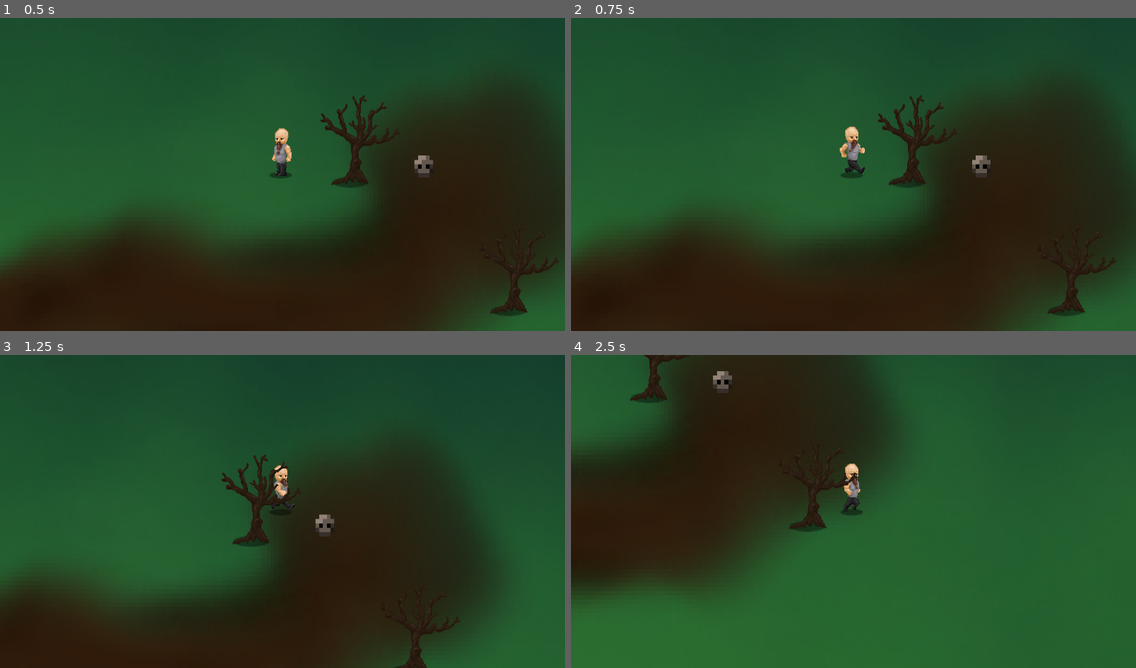
Above: before the commit, frames 1-4 (two rows, left to right).
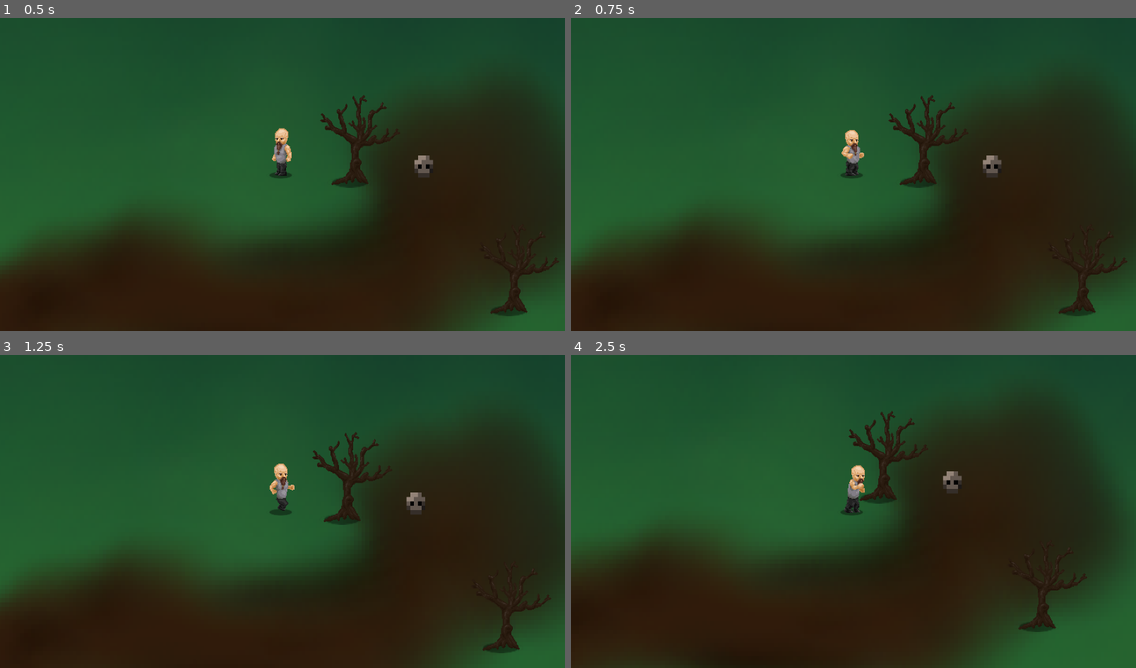
Above: after the commit, the same moments.

Repository: andreuramos/summoner-rpg
Game: Godot game, scene res://World.tscn
Two runs of this game, one before a commit and one after it. Both use one fixed random seed, a clock stepped at 60 frames per second and the inputs below.
Inputs:
- Up to frame 1 (0.5 s): no input
- Up to frame 2 (0.75 s): tap Enter at 0.5 s; hold Right (ui_right) from 0.53 s (still down); tap A (attack, bound only after the commit) at 0.6 s
- Up to frame 3 (1.25 s): keep holding Right (ui_right)
- Up to frame 4 (2.5 s): release Right (ui_right) at 1.28 s; hold Down (ui_down) 1.28-2.03 s; tap A (attack, bound only after the commit) at 1.35, 2.1 s; hold Right (ui_right) from 2.03 s (still down)

Frame 1 is identical in both runs. In frame 2, 2.2% of the frame differs, in the area x 47-99%, y 24-96%; in frame 3, 19%; in frame 4, 74%, in the area x 0-99%, y 0-100%.

Commit message:
animate player hit

Diff:
--- a/src/player/Player.gd
+++ b/src/player/Player.gd
@@ -4,12 +4,25 @@
 const ACCELERATION = 800
 const FRICTION = 1200
 
+enum {MOVE, ATTACK}
+
 var velocity = Vector2.ZERO
+var state = MOVE
 onready var animationPlayer = $AnimationPlayer
 onready var animationTree = $AnimationTree
 onready var animationState = animationTree.get("parameters/playback")
 
+func _ready():
+	animationTree.active = true
+
 func _process(delta):
+	match state:
+		MOVE:
+			move_state(delta)
+		ATTACK:
+			attack_state(delta)
+
+func move_state(delta):
 	var input_vector = Vector2.ZERO
 	input_vector.x = Input.get_action_strength("ui_right") - Input.get_action_strength("ui_left")
 	input_vector.y = Input.get_action_strength("ui_down") - Input.get_action_strength("ui_up")
@@ -18,6 +31,7 @@
 	if input_vector != Vector2.ZERO:
 		animationTree.set("parameters/idle/blend_position", input_vector)
 		animationTree.set("parameters/walk/blend_position", input_vector)
+		animationTree.set("parameters/hit/blend_position", input_vector)
 		animationState.travel("walk")
 		velocity = velocity.move_toward(input_vector * MAX_SPEED, ACCELERATION * delta)
 	else:
@@ -25,3 +39,15 @@
 		velocity = velocity.move_toward(Vector2.ZERO, FRICTION * delta)
 
 	velocity = move_and_slide(velocity)
+
+	if Input.is_action_just_pressed("attack"):
+		state = ATTACK
+
+func attack_state(delta):
+	animationState.travel("hit")
+
+	print("hit: ", animationState.get("parameters/hit/blend_position"))
+	print("move: ", animationState.get("parameters/walk/blend_position"))
+
+func finish_attack_animation():
+	state = MOVE
--- a/src/player/Player.tscn
+++ b/src/player/Player.tscn
@@ -1,13 +1,133 @@
-[gd_scene load_steps=27 format=2]
+[gd_scene load_steps=38 format=2]
 
 [ext_resource path="res://player/Player.gd" type="Script" id=1]
-[ext_resource path="res://imports/player-walk.png" type="Texture" id=2]
+[ext_resource path="res://player/player-sprite.png" type="Texture" id=2]
 [ext_resource path="res://imports/shadow-m.png" type="Texture" id=3]
 
 [sub_resource type="CapsuleShape2D" id=1]
 radius = 9.94711
 height = 13.1369
 
+[sub_resource type="Animation" id=24]
+resource_name = "hit-down"
+length = 0.5
+tracks/0/type = "value"
+tracks/0/path = NodePath("Sprite:frame")
+tracks/0/interp = 1
+tracks/0/loop_wrap = true
+tracks/0/imported = false
+tracks/0/enabled = true
+tracks/0/keys = {
+"times": PoolRealArray( 0, 0.1, 0.2, 0.3, 0.4 ),
+"transitions": PoolRealArray( 1, 1, 1, 1, 1 ),
+"update": 1,
+"values": [ 43, 44, 45, 46, 42 ]
+}
+tracks/1/type = "method"
+tracks/1/path = NodePath(".")
+tracks/1/interp = 1
+tracks/1/loop_wrap = true
+tracks/1/imported = false
+tracks/1/enabled = true
+tracks/1/keys = {
+"times": PoolRealArray( 0.5 ),
+"transitions": PoolRealArray( 1 ),
+"values": [ {
+"args": [  ],
+"method": "finish_attack_animation"
+} ]
+}
+
+[sub_resource type="Animation" id=33]
+resource_name = "hit-left"
+length = 0.5
+tracks/0/type = "value"
+tracks/0/path = NodePath("Sprite:frame")
+tracks/0/interp = 1
+tracks/0/loop_wrap = true
+tracks/0/imported = false
+tracks/0/enabled = true
+tracks/0/keys = {
+"times": PoolRealArray( 0, 0.1, 0.2, 0.3, 0.4 ),
+"transitions": PoolRealArray( 1, 1, 1, 1, 1 ),
+"update": 1,
+"values": [ 38, 39, 40, 41, 37 ]
+}
+tracks/1/type = "method"
+tracks/1/path = NodePath(".")
+tracks/1/interp = 1
+tracks/1/loop_wrap = true
+tracks/1/imported = false
+tracks/1/enabled = true
+tracks/1/keys = {
+"times": PoolRealArray( 0.5 ),
+"transitions": PoolRealArray( 1 ),
+"values": [ {
+"args": [  ],
+"method": "finish_attack_animation"
+} ]
+}
+
+[sub_resource type="Animation" id=34]
+resource_name = "hit-right"
+length = 0.5
+tracks/0/type = "value"
+tracks/0/path = NodePath("Sprite:frame")
+tracks/0/interp = 1
+tracks/0/loop_wrap = true
+tracks/0/imported = false
+tracks/0/enabled = true
+tracks/0/keys = {
+"times": PoolRealArray( 0, 0.1, 0.2, 0.3, 0.4 ),
+"transitions": PoolRealArray( 1, 1, 1, 1, 1 ),
+"update": 1,
+"values": [ 33, 34, 35, 36, 32 ]
+}
+tracks/1/type = "method"
+tracks/1/path = NodePath(".")
+tracks/1/interp = 1
+tracks/1/loop_wrap = true
+tracks/1/imported = false
+tracks/1/enabled = true
+tracks/1/keys = {
+"times": PoolRealArray( 0.5 ),
+"transitions": PoolRealArray( 1 ),
+"values": [ {
+"args": [  ],
+"method": "finish_attack_animation"
+} ]
+}
+
+[sub_resource type="Animation" id=35]
+resource_name = "hit-up"
+length = 0.5
+tracks/0/type = "value"
+tracks/0/path = NodePath("Sprite:frame")
+tracks/0/interp = 1
+tracks/0/loop_wrap = true
+tracks/0/imported = false
+tracks/0/enabled = true
+tracks/0/keys = {
+"times": PoolRealArray( 0, 0.1, 0.2, 0.3, 0.4 ),
+"transitions": PoolRealArray( 1, 1, 1, 1, 1 ),
+"update": 1,
+"values": [ 48, 49, 50, 51, 47 ]
+}
+tracks/1/type = "method"
+tracks/1/path = NodePath(".")
+tracks/1/interp = 1
+tracks/1/loop_wrap = true
+tracks/1/imported = false
+tracks/1/enabled = true
+tracks/1/keys = {
+"times": PoolRealArray( 0.5 ),
+"transitions": PoolRealArray( 1 ),
+"values": [ {
+"args": [  ],
+"method": "finish_attack_animation"
+} ]
+}
+
 [sub_resource type="Animation" id=2]
 resource_name = "idle-down"
 length = 0.1
@@ -139,6 +259,29 @@
 "update": 1,
 "values": [ 24, 25, 26, 27, 28, 29, 30, 31 ]
 }
+
+[sub_resource type="AnimationNodeAnimation" id=36]
+animation = "hit-up"
+
+[sub_resource type="AnimationNodeAnimation" id=37]
+animation = "hit-left"
+
+[sub_resource type="AnimationNodeAnimation" id=38]
+animation = "hit-down"
+
+[sub_resource type="AnimationNodeAnimation" id=39]
+animation = "hit-right"
+
+[sub_resource type="AnimationNodeBlendSpace2D" id=30]
+blend_point_0/node = SubResource( 36 )
+blend_point_0/pos = Vector2( 0, -1 )
+blend_point_1/node = SubResource( 37 )
+blend_point_1/pos = Vector2( -1, 0 )
+blend_point_2/node = SubResource( 38 )
+blend_point_2/pos = Vector2( 0, 1 )
+blend_point_3/node = SubResource( 39 )
+blend_point_3/pos = Vector2( 1, 0 )
+blend_mode = 1
 
 [sub_resource type="AnimationNodeAnimation" id=10]
 animation = "idle-left"
@@ -190,13 +333,20 @@
 
 [sub_resource type="AnimationNodeStateMachineTransition" id=21]
 
+[sub_resource type="AnimationNodeStateMachineTransition" id=31]
+
+[sub_resource type="AnimationNodeStateMachineTransition" id=32]
+
 [sub_resource type="AnimationNodeStateMachine" id=22]
+states/hit/node = SubResource( 30 )
+states/hit/position = Vector2( 548, 199 )
 states/idle/node = SubResource( 14 )
 states/idle/position = Vector2( 548, 105 )
 states/walk/node = SubResource( 19 )
 states/walk/position = Vector2( 731, 105 )
-transitions = [ "idle", "walk", SubResource( 20 ), "walk", "idle", SubResource( 21 ) ]
+transitions = [ "idle", "walk", SubResource( 20 ), "walk", "idle", SubResource( 21 ), "idle", "hit", SubResource( 31 ), "hit", "idle", SubResource( 32 ) ]
 start_node = "idle"
+graph_offset = Vector2( 13, 54 )
 
 [sub_resource type="AnimationNodeStateMachinePlayback" id=23]
 resource_local_to_scene = false
@@ -213,8 +363,8 @@
 [node name="Sprite" type="Sprite" parent="."]
 position = Vector2( -1.4158, -30.204 )
 texture = ExtResource( 2 )
-hframes = 32
-frame = 16
+hframes = 52
+frame = 37
 
 [node name="CollisionShape2D" type="CollisionShape2D" parent="."]
 position = Vector2( -2.40793, -3.90161 )
@@ -222,6 +372,10 @@
 shape = SubResource( 1 )
 
 [node name="AnimationPlayer" type="AnimationPlayer" parent="."]
+anims/hit-down = SubResource( 24 )
+anims/hit-left = SubResource( 33 )
+anims/hit-right = SubResource( 34 )
+anims/hit-up = SubResource( 35 )
 anims/idle-down = SubResource( 2 )
 anims/idle-left = SubResource( 3 )
 anims/idle-right = SubResource( 4 )
@@ -234,7 +388,7 @@
 [node name="AnimationTree" type="AnimationTree" parent="."]
 tree_root = SubResource( 22 )
 anim_player = NodePath("../AnimationPlayer")
-active = true
 parameters/playback = SubResource( 23 )
+parameters/hit/blend_position = Vector2( 0.0272232, 0.445087 )
 parameters/idle/blend_position = Vector2( 0, 0 )
 parameters/walk/blend_position = Vector2( 0, 0 )
--- a/src/project.godot
+++ b/src/project.godot
@@ -25,6 +25,14 @@
 window/size/height=800
 window/stretch/shrink=2.0
 
+[input]
+
+attack={
+"deadzone": 0.5,
+"events": [ Object(InputEventKey,"resource_local_to_scene":false,"resource_name":"","device":0,"alt":false,"shift":false,"control":false,"meta":false,"command":false,"pressed":false,"scancode":65,"unicode":0,"echo":false,"script":null)
+ ]
+}
+
 [rendering]
 
 environment/default_environment="res://default_env.tres"
Binary file changed: src/player/player-sprite.png
